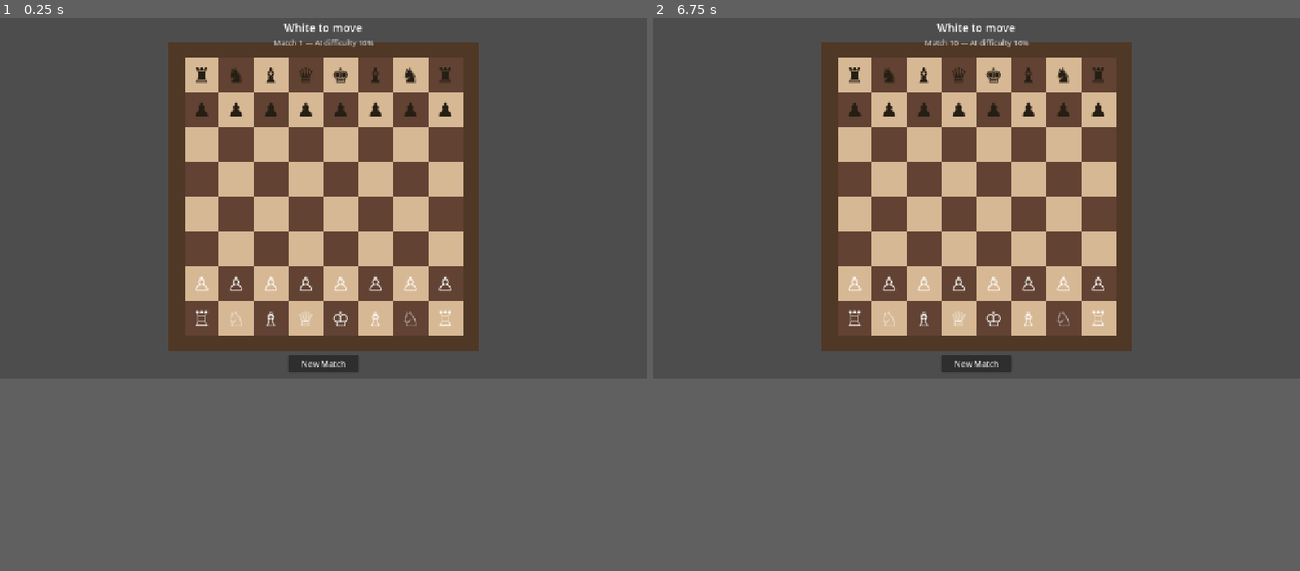
Above: before the commit, frames 1-2 (left to right).
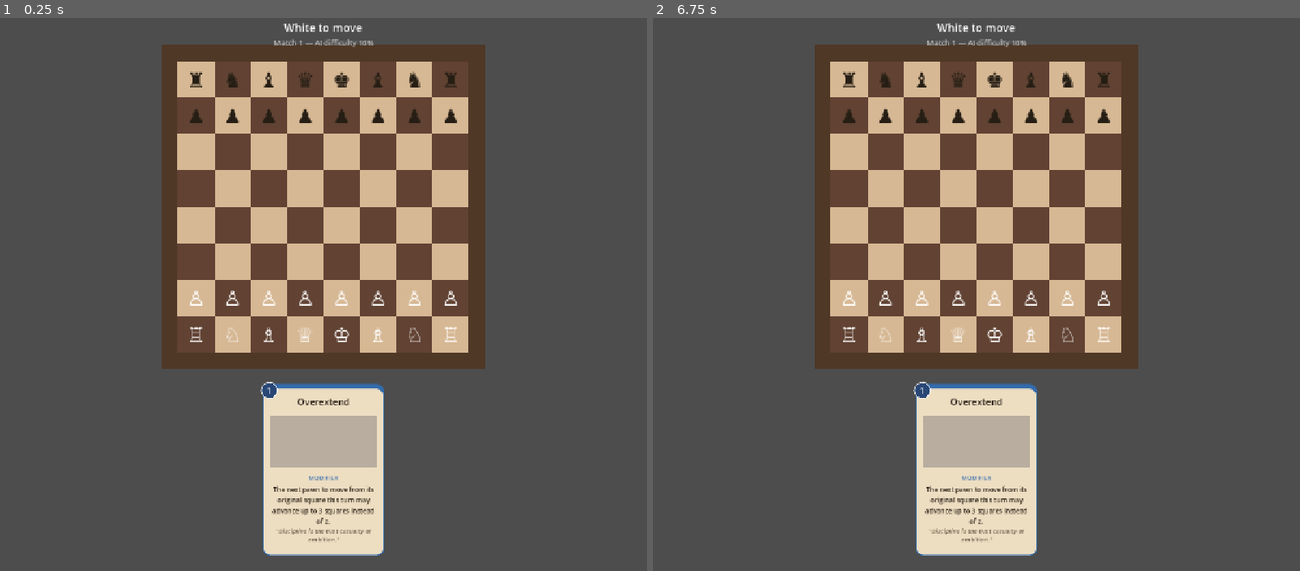
Above: after the commit, the same moments.

Repository: mwc018/ChessDeckbuilder
Game: Godot game, scene res://scenes/Match.tscn
Same seed, same stepped clock (60 frames per second), same inputs: the game is played once before the commit and once after it.
Inputs (mouse positions are in pixels of both pictures, inside the frame that each line leads up to):
- Up to frame 1 (0.25 s): no input
- Up to frame 2 (6.75 s): click (976, 366) at 0.5 s, where only the run before the commit has a clickable "New Match"; click (976, 366) at 1.25 s, where only the run before the commit has a clickable "New Match"; click (976, 366) at 2 s, where only the run before the commit has a clickable "New Match"; tap Enter at 2.75, 4.25, 5.75 s; move the mouse to (853, 73) at 2.77 s; click (853, 73) at 2.92 s; tap Space at 3.5, 5, 6.5 s; click (853, 73) at 3.67 s; click (853, 73) at 4.42 s; move the mouse to (892, 73) at 5.02 s; click (892, 73) at 5.17 s; move the mouse to (853, 73) at 5.77 s; click (853, 73) at 5.92 s; move the mouse to (924, 73) at 6.52 s; click (924, 73) at 6.67 s
In our replay, the window is 800x450 before the commit and 800x688 after it. These sizes can differ from the game's own. Grey fills any space a smaller window leaves; there, only what the larger window draws over its background counts as a difference.

The runs differ from the first frame. In frame 1, 17% of the frame differs, in the area x 25-75%, y 4-98%; in frame 2, 17%, in the area x 25-75%, y 3-98%.

Commit message:
Add a hand area to the match scene, below the board
Replaces the New Match button (removed for now) with a Hand
container directly under the board, sized to show a full card.
Board centering now reserves space for the hand so it doesn't get
pushed down into it as the window grows.

Co-Authored-By: Claude Sonnet 5 <noreply@anthropic.com>

Diff:
--- a/project.godot
+++ b/project.godot
@@ -21,7 +21,7 @@
 [display]
 
 window/size/viewport_width=1280
-window/size/viewport_height=720
+window/size/viewport_height=1100
 window/stretch/mode="canvas_items"
 
 [dotnet]
--- a/scenes/Match.tscn
+++ b/scenes/Match.tscn
@@ -2,6 +2,7 @@
 
 [ext_resource type="Script" uid="uid://inrk6mwawyik" path="res://scripts/Match.gd" id="1_5x2b8"]
 [ext_resource type="PackedScene" path="res://scenes/Board.tscn" id="1_7x2s4"]
+[ext_resource type="PackedScene" path="res://scenes/cards/Overextend.tscn" id="2_hand"]
 
 [node name="Match" type="Control" unique_id=426470950]
 layout_mode = 3
@@ -40,17 +41,17 @@
 text = "Match 1 — AI difficulty 10%"
 horizontal_alignment = 1
 
-[node name="NewMatchButton" type="Button" parent="." unique_id=1784607943]
+[node name="Hand" type="HBoxContainer" parent="." unique_id=2049384756]
 layout_mode = 1
-anchors_preset = 7
-anchor_left = 0.5
+anchors_preset = 12
 anchor_top = 1.0
-anchor_right = 0.5
+anchor_right = 1.0
 anchor_bottom = 1.0
-offset_left = -70.0
-offset_top = -46.0
-offset_right = 70.0
-offset_bottom = -12.0
+offset_top = -370.0
+offset_bottom = -10.0
 grow_horizontal = 2
 grow_vertical = 0
-text = "New Match"
+alignment = 1
+
+[node name="Overextend" parent="Hand" instance=ExtResource("2_hand")]
+layout_mode = 2
--- a/scripts/Match.gd
+++ b/scripts/Match.gd
@@ -1,9 +1,12 @@
 extends Control
+
+# Space reserved below the board for the hand, so centering the board
+# doesn't push it down into that area as the window grows.
+const RESERVED_BOTTOM_HEIGHT: float = 340.0
 
 @onready var board: Control = $Board
 @onready var status_label: Label = $StatusLabel
 @onready var progress_label: Label = $ProgressLabel
-@onready var new_match_button: Button = $NewMatchButton
 
 # AI difficulty is randomized per game within board.ai_difficulty_min/max
 # (set in the editor on the Board node) — see Board.randomize_ai_difficulty().
@@ -15,20 +18,11 @@
     if board != null:
         board.status_changed.connect(_on_board_status_changed)
         _on_board_status_changed(board.last_status_text)
-    if new_match_button != null:
-        new_match_button.pressed.connect(_on_new_match_pressed)
     _update_progress_label()
 
 func _on_board_status_changed(text: String) -> void:
     if status_label != null:
         status_label.text = text
-
-func _on_new_match_pressed() -> void:
-    if board == null:
-        return
-    match_number += 1
-    board.reset_game()
-    _update_progress_label()
 
 func _update_progress_label() -> void:
     if progress_label == null or board == null:
@@ -45,9 +39,10 @@
     if board == null:
         return
 
-    var target_size: float = min(size.x, size.y) * 0.85
+    var available_height: float = max(size.y - RESERVED_BOTTOM_HEIGHT, 100.0)
+    var target_size: float = min(size.x, available_height) * 0.85
     target_size = clamp(target_size, 320.0, 640.0)
     var x := (size.x - target_size) * 0.5
-    var y := (size.y - target_size) * 0.5
+    var y := (available_height - target_size) * 0.5
     board.size = Vector2(target_size, target_size)
     board.position = Vector2(x, y)
